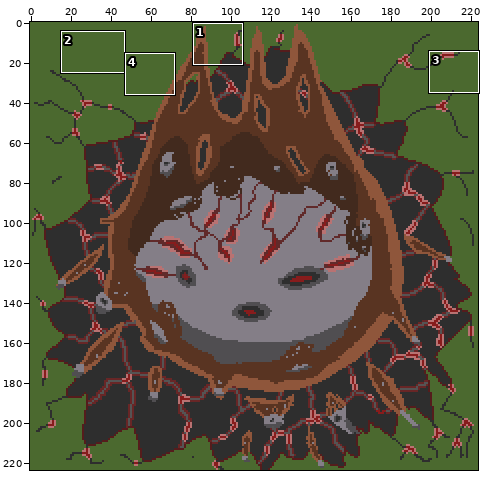
File history of a pixel-art file, assets/miscellaneous/ase/meteorite.ase. Above, an overview of the earlier version with the close-up marked.
Close-up. Earlier state:
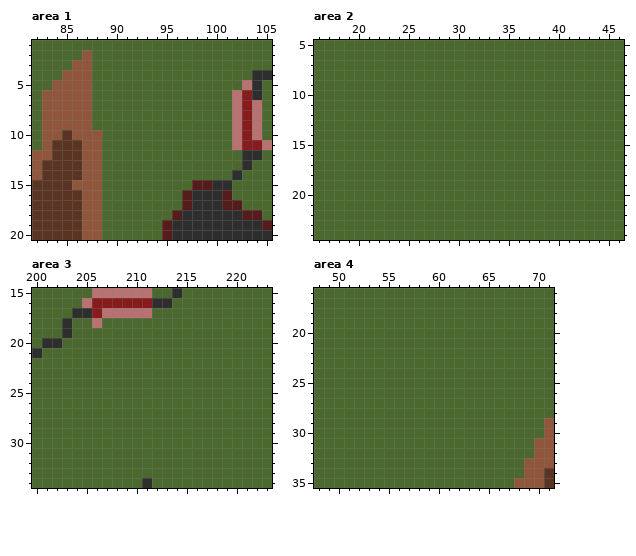
224x224 pixels, 1 frame. Colours within 5 levels of each other are drawn and written as one. Shown: area 1: x 82..105, y 1..20; area 2: x 16..46, y 5..24; area 3: x 200..223, y 15..34; area 4: x 48..71, y 16..35. The commit also changed other parts of the picture, which this record leaves out.
New version:
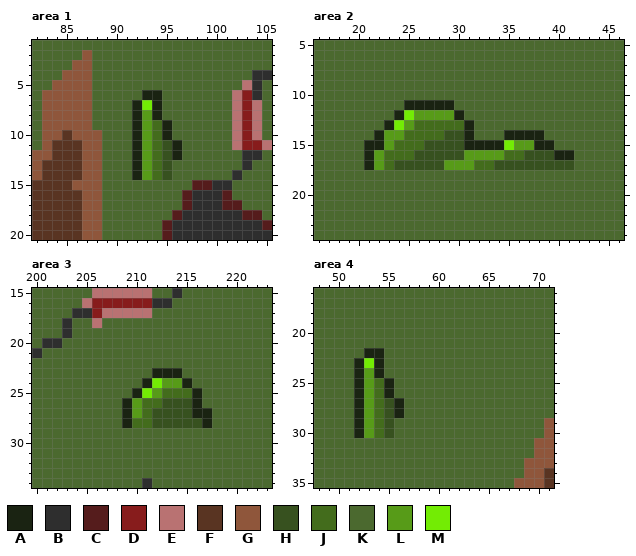
Palette (. is transparent): A #1a2312  B #2e2e2e  C #551c1c  D #871c1c  E #b97272  F #593422  G #8f563b  H #37511f  J #436c1c  K #4b692f  L #579b18  M #73ec04
What changed:
{"where": "area 1"}
{"y":6,"x":93,"old":"KK","new":"AA"}
{"y":7,"x":92,"old":"KKK","new":"AMA"}
{"y":8,"x":92,"old":"KKK","new":"ALA"}
{"y":9,"x":92,"old":"KKKK","new":"ALJA"}
{"y":10,"x":92,"old":"KKKK","new":"ALJA"}
{"y":11,"x":92,"old":"KKKKK","new":"ALJHA"}
{"y":12,"x":92,"old":"KKKKK","new":"ALJHA"}
{"y":13,"x":92,"old":"KKKK","new":"ALJH"}
{"y":14,"x":92,"old":"KKKK","new":"ALJH"}
{"where": "area 2"}
{"y":11,"x":25,"old":"KKKKK","new":"AAAAA"}
{"y":12,"x":24,"old":"KKKKKKK","new":"AMLLLLA"}
{"y":13,"x":23,"old":"KKKKKKKKK","new":"AMLJJJJJA"}
{"y":14,"x":22,"old":"KKKKKKKKKK","new":"ALLJJJJHHA"}
{"y":14,"x":35,"old":"KKKK","new":"AAAA"}
{"y":15,"x":21,"old":"KKKKKKKKKKKKKKKKKKK","new":"AALJJJHHHHAAAAMLLAA"}
{"y":16,"x":21,"old":"KKKKKKKKKKKKKKKKKKKKK","new":"ALJJJHHHHHLLLLJJHHHAA"}
{"y":17,"x":21,"old":"KKKKKKKKKKKKKKKKKKKKK","new":"ALJHHHHHLLLJJHHHHHHHH"}
{"where": "area 3"}
{"y":23,"x":212,"old":"KKK","new":"AAA"}
{"y":24,"x":211,"old":"KKKKK","new":"AMLLA"}
{"y":25,"x":210,"old":"KKKKKKK","new":"AMLJJJA"}
{"y":26,"x":209,"old":"KKKKKKKK","new":"ALJJHHHA"}
{"y":27,"x":209,"old":"KKKKKKKKK","new":"ALJHHHHAA"}
{"y":28,"x":209,"old":"KKKKKKKKK","new":"AJJHHHHHA"}
{"where": "area 4"}
{"y":22,"x":53,"old":"KK","new":"AA"}
{"y":23,"x":52,"old":"KKK","new":"AMA"}
{"y":24,"x":52,"old":"KKK","new":"ALA"}
{"y":25,"x":52,"old":"KKKK","new":"ALJA"}
{"y":26,"x":52,"old":"KKKK","new":"ALJA"}
{"y":27,"x":52,"old":"KKKKK","new":"ALJHA"}
{"y":28,"x":52,"old":"KKKKK","new":"ALJHA"}
{"y":29,"x":52,"old":"KKKK","new":"ALJH"}
{"y":30,"x":52,"old":"KKKK","new":"ALJH"}
{"label":"changed","picture_box":[132,90,182,180]}
{"label":"changed","picture_box":[364,100,574,170]}
{"label":"changed","picture_box":[122,368,212,428]}
{"label":"changed","picture_box":[354,348,404,438]}
